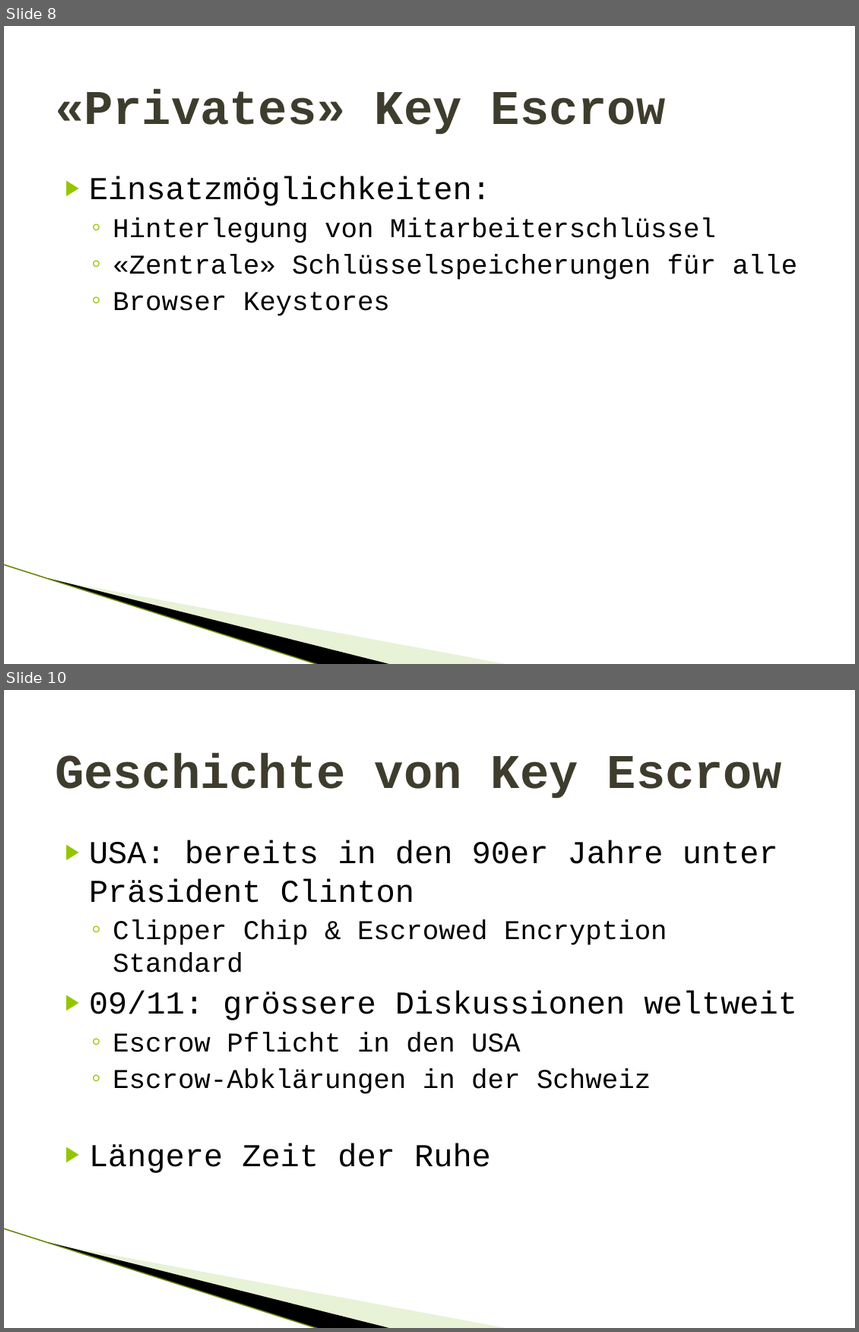
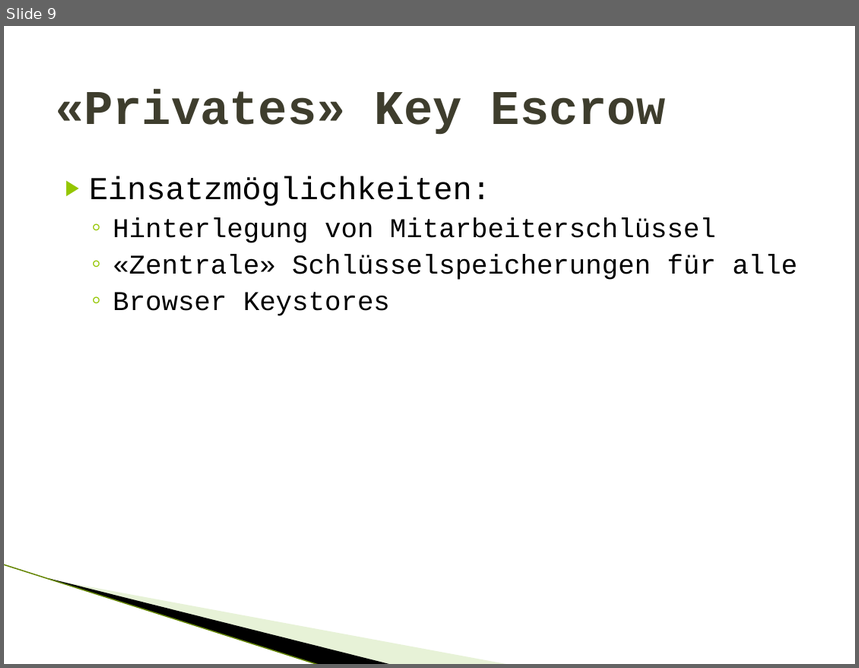
Before and after one commit to gnomengineer/Termpaper_KeyEscrow, a slide deck: presentation/Key Escrow.pptx. Shown one above the other, each under a label of ours: slides 8 and 10 before the commit, slide 9 after it; the slides between them are not shown. The pictures are 859x1332 and 859x668 pixels, drawn with LibreOffice and Linux fonts; fonts in the diff are those of the drawing; background and template pictures are left out. Boxes give left, top, right and bottom in pixels: in the first picture for what was removed or moved away, otherwise in the second. Text is boxed around its words. In the diff, an @@ line names an element or a change of style, - is before the commit and + after.

```diff
--- a/presentation/Key Escrow.pptx
+++ b/presentation/Key Escrow.pptx
@@ slide 10 removed at bbox=[4, 690, 855, 1328], background #FFFFFF; not listed: 3 template elements that a slide beside it also shows @@
@@ title removed at bbox=[55, 753, 782, 799] @@
-Geschichte von Key Escrow
@@ text removed at bbox=[89, 840, 797, 1173] @@
-▶ USA: bereits in den 90er Jahre unter Präsident Clinton
-  ◦ Clipper Chip & Escrowed Encryption Standard
-▶ 09/11: grössere Diskussionen weltweit
-  ◦ Escrow Pflicht in den USA
-  ◦ Escrow-Abklärungen in der Schweiz
-▶ Längere Zeit der Ruhe
@@ what was slide 8 is now slide 9 @@
```
Also in this commit, not shown: 2 slides added, 5 other slides removed.
